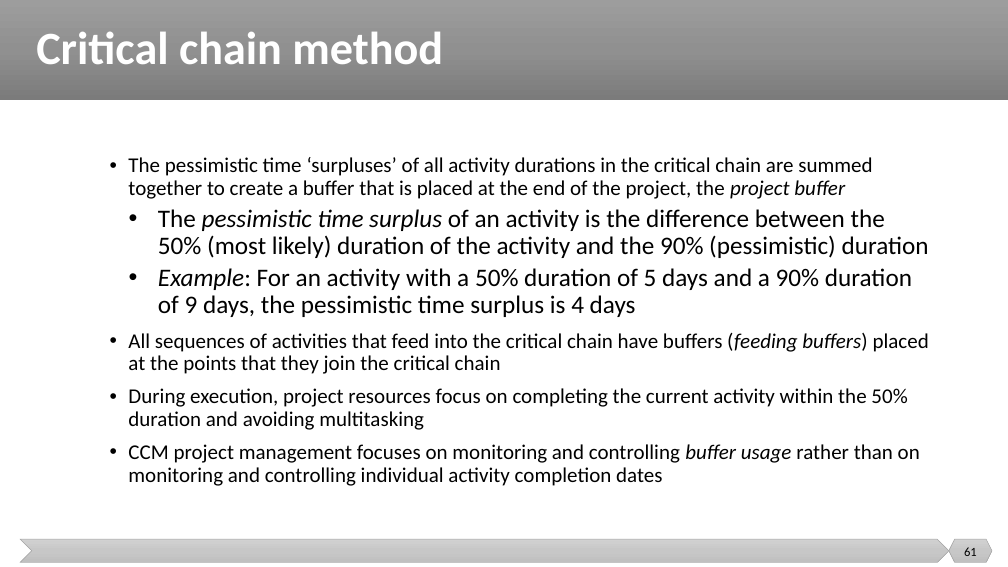
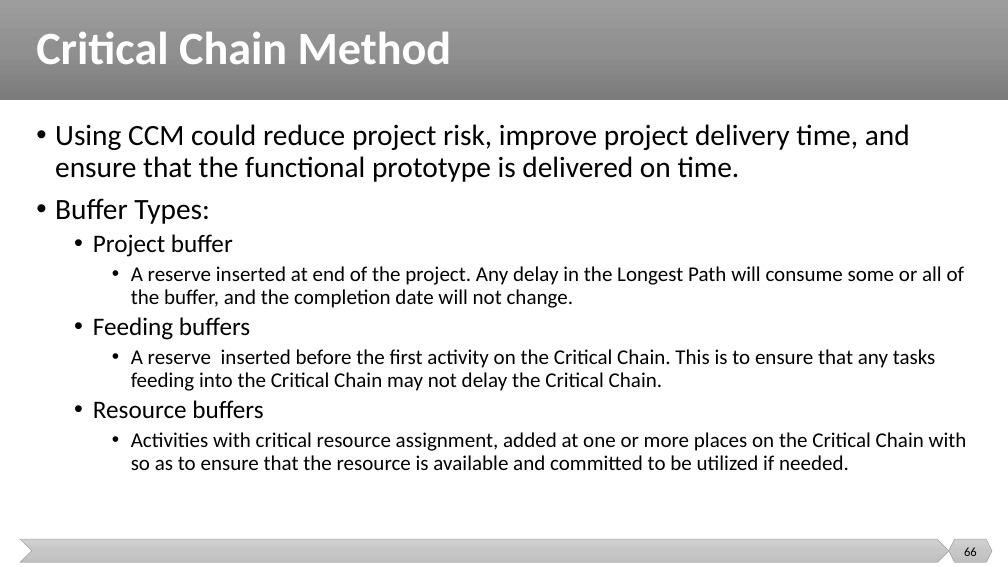
Before and after one commit to malenezi/malenezi, a slide deck: slide 66 of SE423/Lectures/6-Planning/Scheduling and Tracking.pptx (slide 61 before the commit). Drawn at 1008x567 pixels with LibreOffice and Linux fonts; fonts in the diff are those of the drawing. Boxes give left, top, right and bottom in pixels: in the first picture for what was removed or moved away, otherwise in the second. Text is boxed around its words. In the diff, an @@ line names an element or a change of style, - is before the commit and + after.

```diff
--- a/SE423/Lectures/6-Planning/Scheduling and Tracking.pptx
+++ b/SE423/Lectures/6-Planning/Scheduling and Tracking.pptx
@@ title at [36, 31, 452, 64]: text changed @@
-Critical chain method
+Critical Chain Method
@@ text at [55, 124, 967, 470]: text changed @@
-• The pessimistic time ‘surpluses’ of all activity durations in the critical chain are summed together to create a buffer that is placed at the end of the project, the project buffer
-  • The pessimistic time surplus of an activity is the difference between the 50% (most likely) duration of the activity and the 90% (pessimistic) duration
-  • Example: For an activity with a 50% duration of 5 days and a 90% duration of 9 days, the pessimistic time surplus is 4 days
-• All sequences of activities that feed into the critical chain have buffers (feeding buffers) placed at the points that they join the critical chain
-• During execution, project resources focus on completing the current activity within the 50% duration and avoiding multitasking
-• CCM project management focuses on monitoring and controlling buffer usage rather than on monitoring and controlling individual activity completion dates
+• Using CCM could reduce project risk, improve project delivery time, and ensure that the functional prototype is delivered on time.
+• Buffer Types:
+  • Project buffer
+    • A reserve inserted at end of the project. Any delay in the Longest Path will consume some or all of the buffer, and the completion date will not change.
+  • Feeding buffers
+    • A reserve inserted before the first activity on the Critical Chain. This is to ensure that any tasks feeding into the Critical Chain may not delay the Critical Chain.
+  • Resource buffers
+    • Activities with critical resource assignment, added at one or more places on the Critical Chain with so as to ensure that the resource is available and committed to be utilized if needed.
@@ page number at [964, 547, 977, 556]: text changed @@
-61
+66
```
Also in this commit, not shown: 26 other slides changed, 2 slides added, 5 slides removed.
